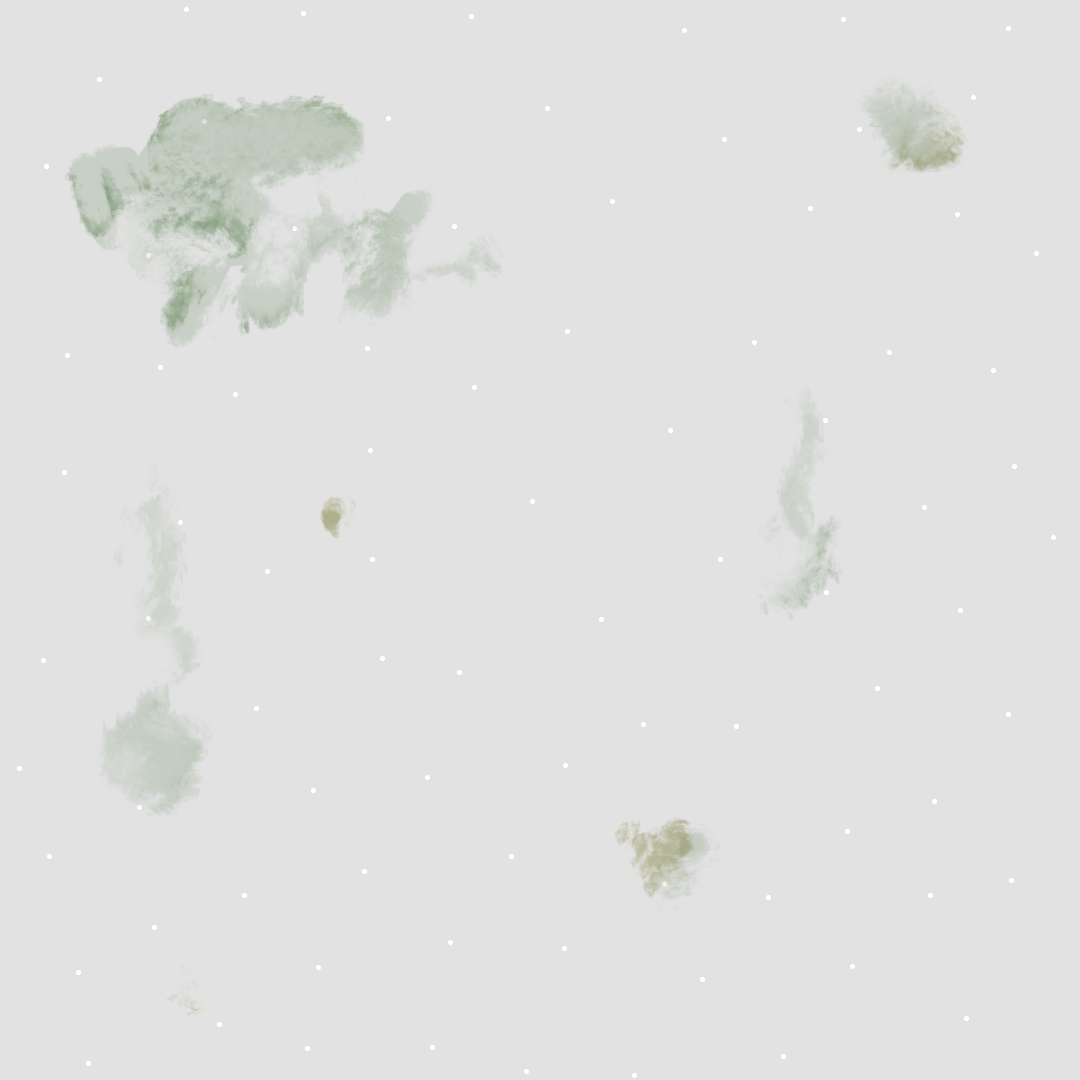
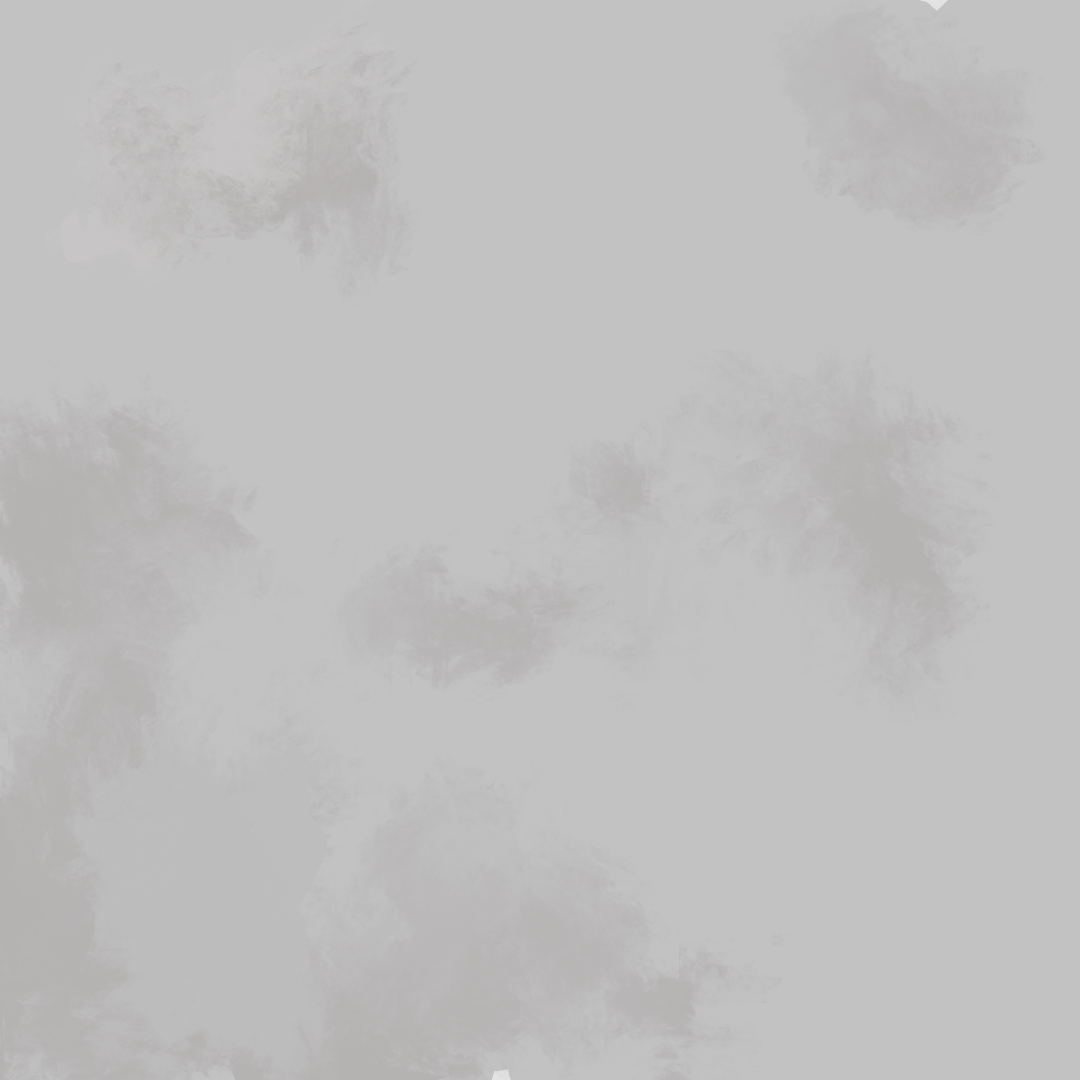
Before/after of a w=1080, h=1080 layered artwork. What changed in the layer stack:
added layer "Слой 3" above "Слой 2" over left=0, top=0, right=1053, bottom=1080
painted on "Слой 2" over left=6, top=0, right=970, bottom=1016
painted on "Слой 1" over left=0, top=0, right=1080, bottom=1080
